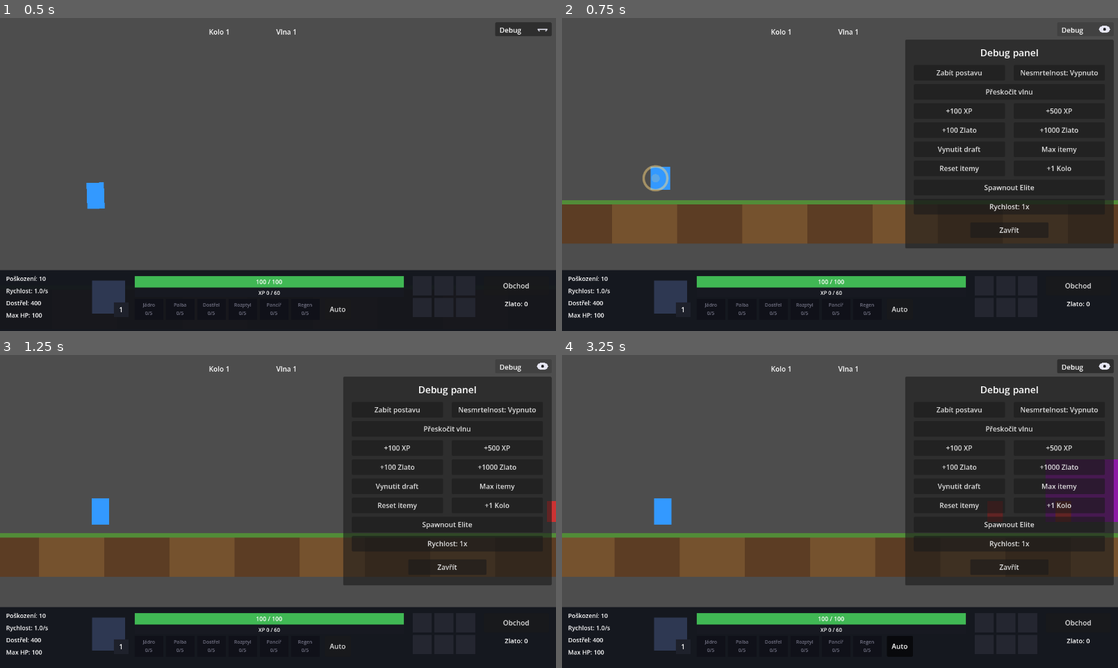
Above: before the commit, frames 1-4 (two rows, left to right).
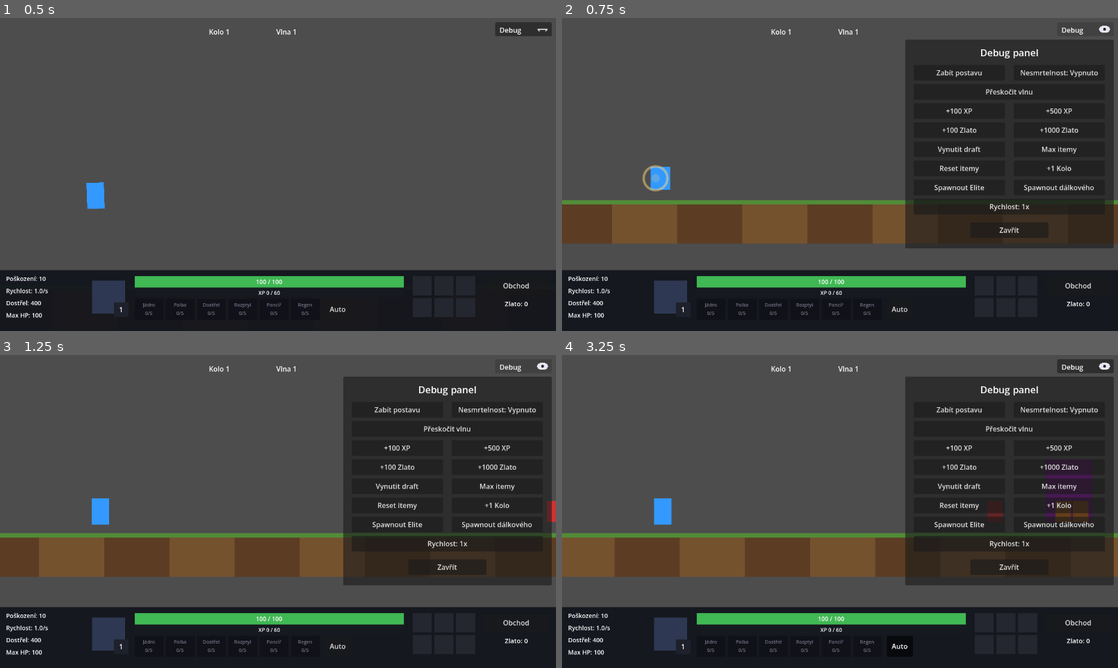
Above: after the commit, the same moments.

Repository: Wazzbi/auto-battler
Game: Godot game, scene res://scenes/main.tscn
Same seed, same stepped clock (60 frames per second), same inputs: the game is played once before the commit and once after it.
Inputs (mouse positions are in pixels of both pictures, inside the frame that each line leads up to):
- Up to frame 1 (0.5 s): no input
- Up to frame 2 (0.75 s): click "Debug" at 0.5 s
- Up to frame 3 (1.25 s): no input
- Up to frame 4 (3.25 s): click "Spawnout Elite" at 1.25 s; click (1056, 524) at 2 s, where only the run after the commit has a clickable "Spawnout dálkového"; click "Auto" at 2.75 s

Frame 1 is identical in both runs. In frame 2, 0.3% of the frame differs, in the area x 67-96%, y 53-56%; in frame 3, 0.3%; in frame 4, 0.9%, in the area x 67-100%, y 33-56%.

Commit message:
Add a ranged enemy variant with its own projectile
Same size as the base enemy, different color (orange vs. red), reusing
enemy.gd rather than a new script - is_ranged=true switches the attack
branch from a direct contact-damage call to firing a projectile, and
melee_range doubles as engagement/firing range (350 vs. 60 for the melee
enemy). Mixed into the regular wave spawn queue at a 30% chance
(ranged_enemy_chance in main.gd), not restricted to wave 10 like Elite.

Enemy projectiles get their own script (enemy_projectile.gd) rather than
reusing the player's projectile.gd, satisfying a constraint flagged
before any ranged enemy existed: since enemies don't block each other and
can visually overlap, the player projectile's "target lost" fallback
(scan the enemies group for a substitute target) would let one enemy
shoot another in the back the moment its target became invalid.
enemy_projectile.gd has no such fallback - it only ever resolves against
its assigned target and simply flies off-screen if that target becomes
invalid, no scanning of any kind. It also flies left (mirroring the
player's rightward-flying projectile) and cleans up past the camera's
left edge instead of the right.

Also added a "Spawnout dálkového" Debug panel button (split from the
existing full-width "Spawnout Elite" button into a two-column row)
sharing main.gd's _spawn_at_edge() helper for on-demand testing.

Co-Authored-By: Claude Sonnet 5 <noreply@anthropic.com>

Diff:
--- a/scenes/enemies/enemy.gd
+++ b/scenes/enemies/enemy.gd
@@ -1,7 +1,8 @@
 extends Node2D
 ## Základní nepřítel. Pohybuje se doleva směrem k hráči; jakmile je
 ## dostatečně blízko (podle svého vlastního melee_range), zastaví se a útočí
-## v pravidelných intervalech.
+## v pravidelných intervalech - buď kontaktně (výchozí), nebo na dálku
+## projektilem, pokud je zapnuté is_ranged (viz ranged_enemy.tscn).
 ##
 ## Nepřátelé se navzájem NEBLOKUJÍ - každý počítá svou stop distanci nezávisle
 ## na ostatních, takže se klidně vizuálně překryjí (žádná Area2D/collision
@@ -13,6 +14,9 @@
 @export var max_hp: float = 20.0
 @export var contact_damage: float = 5.0
 @export var attack_interval: float = 1.0
+## Vzdálenost, na které se nepřítel zastaví a začne útočit. U kontaktních
+## nepřátel je to prakticky dosah "na dotek", u is_ranged nepřátel funguje
+## jako skutečný dostřel (viz ranged_enemy.tscn, kde je nastavený mnohem výš).
 @export var melee_range: float = 60.0
 @export var reward: int = 10
 ## Zkušenosti za zabití - hráč z nich sbírá úrovně a body do schopností
@@ -22,6 +26,15 @@
 ## vypadá, že se stane příliš brzy/pozdě vůči tomu, co je vidět na obrazovce -
 ## viz projectile.gd, které čte tuhle hodnotu místo vlastní pevné konstanty.
 @export var hit_radius: float = 20.0
+
+## Pokud je zapnuté, útok nedává kontaktní poškození přímo, ale vystřelí
+## projektil (enemy_projectile.gd) směrem k hráči - viz _shoot_projectile().
+@export var is_ranged: bool = false
+## Scéna projektilu, kterou is_ranged nepřítel vystřeluje. Musí to být
+## enemy_projectile.tscn (nebo kompatibilní) - NIKDY hráčovo projectile.tscn,
+## to má opačný směr letu a jiný fallback při ztrátě cíle (viz CLAUDE.md
+## "Design constraint for future enemy projectiles").
+@export var projectile_scene: PackedScene
 
 var hp: float
 var player_ref: Node2D = null
@@ -58,8 +71,23 @@
 	else:
 		attack_timer -= delta
 		if attack_timer <= 0.0:
-			player_ref.take_damage(contact_damage)
+			if is_ranged:
+				_shoot_projectile()
+			else:
+				player_ref.take_damage(contact_damage)
 			attack_timer = attack_interval
+
+
+## Vystřelí projektil směrem k hráči - contact_damage se tu recykluje jako
+## poškození projektilu (u kontaktního nepřítele je to totéž číslo, jen jinak
+## doručené, takže není potřeba samostatný export navíc).
+func _shoot_projectile() -> void:
+	if projectile_scene == null:
+		return
+	var projectile: Node2D = projectile_scene.instantiate()
+	get_tree().current_scene.add_child(projectile)
+	projectile.global_position = global_position
+	projectile.setup(contact_damage, player_ref)
 
 
 func take_damage(amount: float) -> void:
--- /dev/null
+++ b/scenes/enemies/enemy_projectile.gd
@@ -0,0 +1,53 @@
+extends Node2D
+## Projektil vystřelený is_ranged nepřítelem (viz enemy.gd) - létá VLEVO
+## k hráči (opačný směr než hráčovo scenes/projectiles/projectile.gd, které
+## létá vpravo k nepřátelům).
+##
+## DŮLEŽITÉ - zásah řeší JEN proti přiřazenému cíli (hráči), NIKDY neprohledává
+## skupinu "enemies" jako náhradní cíl, i kdyby se `target` mezitím stal
+## neplatným. Tohle je přesně ten "Design constraint for future enemy
+## projectiles" z CLAUDE.md: protože se nepřátelé navzájem neblokují a mohou
+## se vizuálně překrývat (viz enemy.gd), generický "zasáhni cokoliv v dosahu"
+## fallback by je nechal střílet jeden druhého do zad. Hráčovo projectile.gd
+## takový fallback MÁ (hledá nejbližšího nepřítele) - tenhle skript záměrně ne.
+
+@export var speed: float = 400.0
+## Jak blízko svého STŘEDU musí projektil dolétnout k hráči, aby se počítal
+## zásah - napevno tady, ne čtené z cíle jako u hráčova projectile.gd, protože
+## nepřátelské projektily mají jediný možný typ cíle (hráč), žádnou potřebu
+## univerzálnosti pro různě velké cíle.
+@export var hit_radius: float = 22.0
+## O kolik px za LEVÝM okrajem aktuálního záběru kamery se projektil ještě
+## považuje za platný, než se automaticky zničí (zrcadlový protějšek
+## cleanup_margin v hráčově projectile.gd, který hlídá pravý okraj)
+@export var cleanup_margin: float = 100.0
+
+var damage: float = 5.0
+var target: Node2D = null
+
+
+## Zavolá nepřítel hned po instanciaci (viz enemy.gd's _shoot_projectile())
+func setup(dmg: float, target_node: Node2D = null) -> void:
+	damage = dmg
+	target = target_node
+
+
+func _process(delta: float) -> void:
+	position.x -= speed * delta
+
+	if target != null and is_instance_valid(target):
+		if global_position.distance_to(target.global_position) <= hit_radius:
+			target.take_damage(damage)
+			queue_free()
+			return
+
+	_cleanup_if_off_screen()
+
+
+func _cleanup_if_off_screen() -> void:
+	var camera := get_viewport().get_camera_2d()
+	if camera == null:
+		return
+	var half_width: float = get_viewport().get_visible_rect().size.x / 2.0
+	if global_position.x < camera.global_position.x - half_width - cleanup_margin:
+		queue_free()
--- /dev/null
+++ b/scenes/enemies/enemy_projectile.tscn
@@ -0,0 +1,10 @@
+[gd_scene load_steps=2 format=3]
+
+[ext_resource type="Script" path="res://scenes/enemies/enemy_projectile.gd" id="1_enemy_projectile_script"]
+
+[node name="EnemyProjectile" type="Node2D"]
+script = ExtResource("1_enemy_projectile_script")
+
+[node name="Polygon2D" type="Polygon2D" parent="."]
+color = Color(0.9, 0.25, 0.1, 1)
+polygon = PackedVector2Array(-6, -6, 6, -6, 6, 6, -6, 6)
--- /dev/null
+++ b/scenes/enemies/ranged_enemy.tscn
@@ -0,0 +1,14 @@
+[gd_scene load_steps=3 format=3]
+
+[ext_resource type="Script" path="res://scenes/enemies/enemy.gd" id="1_enemy_script"]
+[ext_resource type="PackedScene" path="res://scenes/enemies/enemy_projectile.tscn" id="2_enemy_projectile"]
+
+[node name="RangedEnemy" type="Node2D"]
+script = ExtResource("1_enemy_script")
+is_ranged = true
+projectile_scene = ExtResource("2_enemy_projectile")
+melee_range = 350.0
+
+[node name="Polygon2D" type="Polygon2D" parent="."]
+color = Color(0.85, 0.45, 0.1, 1)
+polygon = PackedVector2Array(-18, -24, 18, -24, 18, 24, -18, 24)
--- a/scenes/main.gd
+++ b/scenes/main.gd
@@ -4,6 +4,11 @@
 
 @export var enemy_scene: PackedScene
 @export var elite_enemy_scene: PackedScene
+@export var ranged_enemy_scene: PackedScene
+## Pravděpodobnost, že se dálkový nepřítel objeví místo normálního při
+## běžném spawnu z fronty vlny (Elite frontu neovlivňuje - ta má vlastní
+## pořadí, viz _spawn_enemy())
+@export var ranged_enemy_chance: float = 0.3
 @export var enemies_base_count: int = 4
 ## Násobitel odmocninové křivky obtížnosti - růst je postupný, ne skokový
 @export var difficulty_growth: float = 1.2
@@ -70,6 +75,8 @@
 		elites_left_to_spawn -= 1
 	else:
 		enemies_left_to_spawn -= 1
+		if ranged_enemy_scene != null and randf() < ranged_enemy_chance:
+			scene_to_spawn = ranged_enemy_scene
 
 	_spawn_at_edge(scene_to_spawn)
 	GameManager.enemies_remaining_to_spawn = enemies_left_to_spawn + elites_left_to_spawn
@@ -145,3 +152,9 @@
 func debug_spawn_elite() -> void:
 	if elite_enemy_scene != null:
 		_spawn_at_edge(elite_enemy_scene)
+
+
+## DEBUG: spawne jednoho dálkového nepřítele na vyžádání, mimo běžnou frontu vln
+func debug_spawn_ranged_enemy() -> void:
+	if ranged_enemy_scene != null:
+		_spawn_at_edge(ranged_enemy_scene)
--- a/scenes/main.tscn
+++ b/scenes/main.tscn
@@ -7,11 +7,13 @@
 [ext_resource type="PackedScene" path="res://scenes/ui/hud.tscn" id="5_hud"]
 [ext_resource type="PackedScene" path="res://scenes/enemies/elite_enemy.tscn" id="6_elite_enemy"]
 [ext_resource type="Script" path="res://scenes/camera_follow.gd" id="7_camera_follow"]
+[ext_resource type="PackedScene" path="res://scenes/enemies/ranged_enemy.tscn" id="8_ranged_enemy"]
 
 [node name="Main" type="Node2D"]
 script = ExtResource("1_main_script")
 enemy_scene = ExtResource("4_enemy")
 elite_enemy_scene = ExtResource("6_elite_enemy")
+ranged_enemy_scene = ExtResource("8_ranged_enemy")
 
 [node name="Level01" parent="." instance=ExtResource("2_level")]
 
--- a/scenes/ui/hud.gd
+++ b/scenes/ui/hud.gd
@@ -72,6 +72,7 @@
 @onready var debug_reset_items_button: Button = $Control/DebugPanel/ResetItemsButton
 @onready var debug_add_loop_button: Button = $Control/DebugPanel/AddLoopButton
 @onready var debug_spawn_elite_button: Button = $Control/DebugPanel/SpawnEliteButton
+@onready var debug_spawn_ranged_button: Button = $Control/DebugPanel/SpawnRangedButton
 @onready var debug_speed_button: Button = $Control/DebugPanel/SpeedButton
 @onready var debug_close_button: Button = $Control/DebugPanel/CloseButton
 
@@ -435,6 +436,7 @@
 	debug_reset_items_button.pressed.connect(func(): GameManager.debug_reset_items())
 	debug_add_loop_button.pressed.connect(func(): GameManager.debug_add_loop())
 	debug_spawn_elite_button.pressed.connect(_on_debug_spawn_elite_pressed)
+	debug_spawn_ranged_button.pressed.connect(_on_debug_spawn_ranged_pressed)
 	debug_speed_button.pressed.connect(_on_debug_speed_pressed)
 
 	# Engine.time_scale je globální a restart scény ho sám neresetuje - popisek
@@ -477,6 +479,11 @@
 		main_ref.debug_spawn_elite()
 
 
+func _on_debug_spawn_ranged_pressed() -> void:
+	if main_ref != null:
+		main_ref.debug_spawn_ranged_enemy()
+
+
 func _on_debug_speed_pressed() -> void:
 	_debug_speed_index = (_debug_speed_index + 1) % DEBUG_SPEED_STEPS.size()
 	Engine.time_scale = DEBUG_SPEED_STEPS[_debug_speed_index]
--- a/scenes/ui/hud.tscn
+++ b/scenes/ui/hud.tscn
@@ -654,9 +654,17 @@
 layout_mode = 0
 offset_left = 20.0
 offset_top = 322.0
+offset_right = 230.0
+offset_bottom = 358.0
+text = "Spawnout Elite"
+
+[node name="SpawnRangedButton" type="Button" parent="Control/DebugPanel"]
+layout_mode = 0
+offset_left = 250.0
+offset_top = 322.0
 offset_right = 460.0
 offset_bottom = 358.0
-text = "Spawnout Elite"
+text = "Spawnout dálkového"
 
 [node name="SpeedButton" type="Button" parent="Control/DebugPanel"]
 layout_mode = 0
Not shown, added: scenes/enemies/enemy_projectile.gd.uid
Not shown: 1 places in scenes/main.tscn that only renumber resources
Not shown, changed: CLAUDE.md
